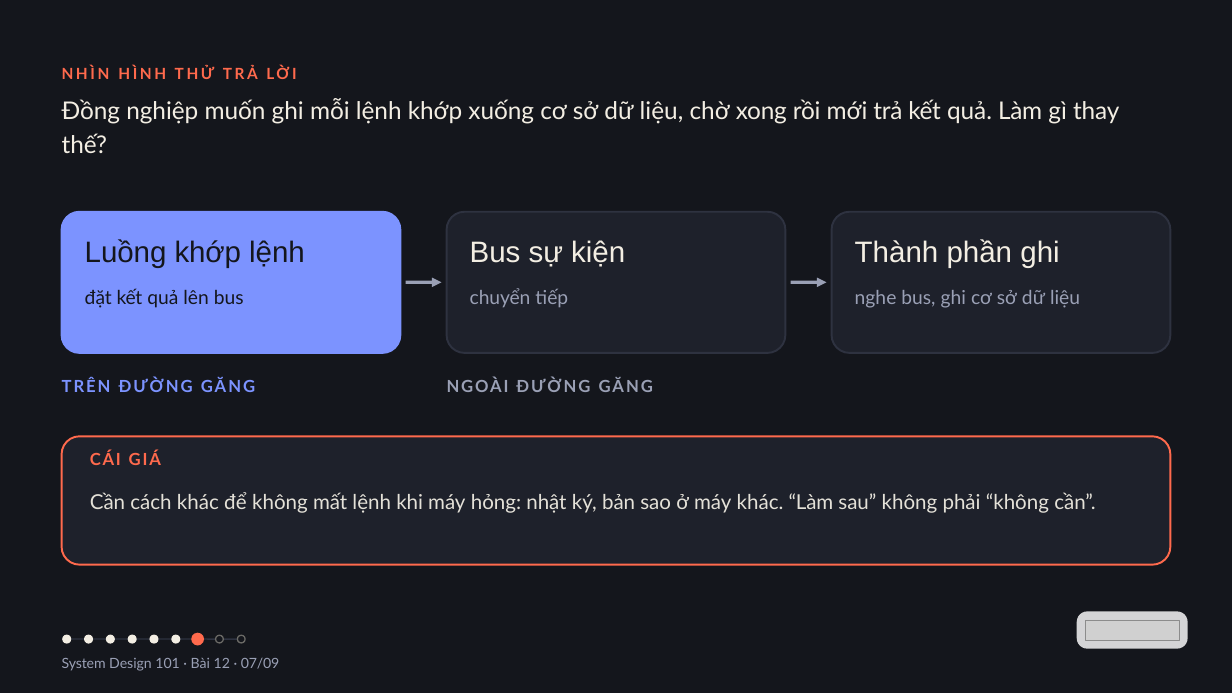
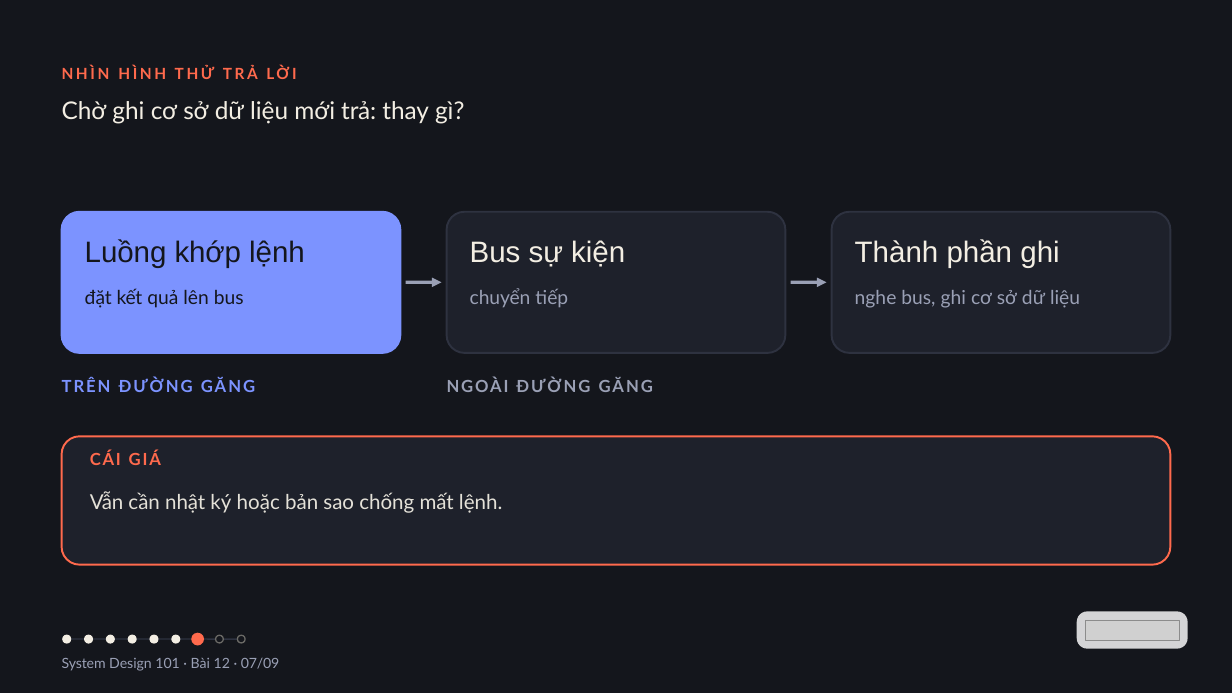
Before and after one commit to vohoailinh90/tool-marketing-studio, a slide deck: slide 7 of system-design-101/vi/lessons/sd-06-012/slides/sd-06-012.pptx. Drawn at 1232x693 pixels with LibreOffice and Linux fonts; fonts in the diff are those of the drawing; grey boxes stand for pictures. Boxes give left, top, right and bottom in pixels: in the first picture for what was removed or moved away, otherwise in the second. Text is boxed around its words. In the diff, an @@ line names an element or a change of style, - is before the commit and + after.

```diff
--- a/system-design-101/vi/lessons/sd-06-012/slides/sd-06-012.pptx
+++ b/system-design-101/vi/lessons/sd-06-012/slides/sd-06-012.pptx
@@ text at (x1=62, y1=101, x2=464, y2=124): text changed @@
-Đồng nghiệp muốn ghi mỗi lệnh khớp xuống cơ sở dữ liệu, chờ xong rồi mới trả kết quả. Làm gì thay thế?
+Chờ ghi cơ sở dữ liệu mới trả: thay gì?
@@ text at (x1=90, y1=491, x2=502, y2=513): text changed @@
-Cần cách khác để không mất lệnh khi máy hỏng: nhật ký, bản sao ở máy khác. “Làm sau” không phải “không cần”.
+Vẫn cần nhật ký hoặc bản sao chống mất lệnh.
```
Also in this commit, not shown: 5 other slides changed, 4 other files.
